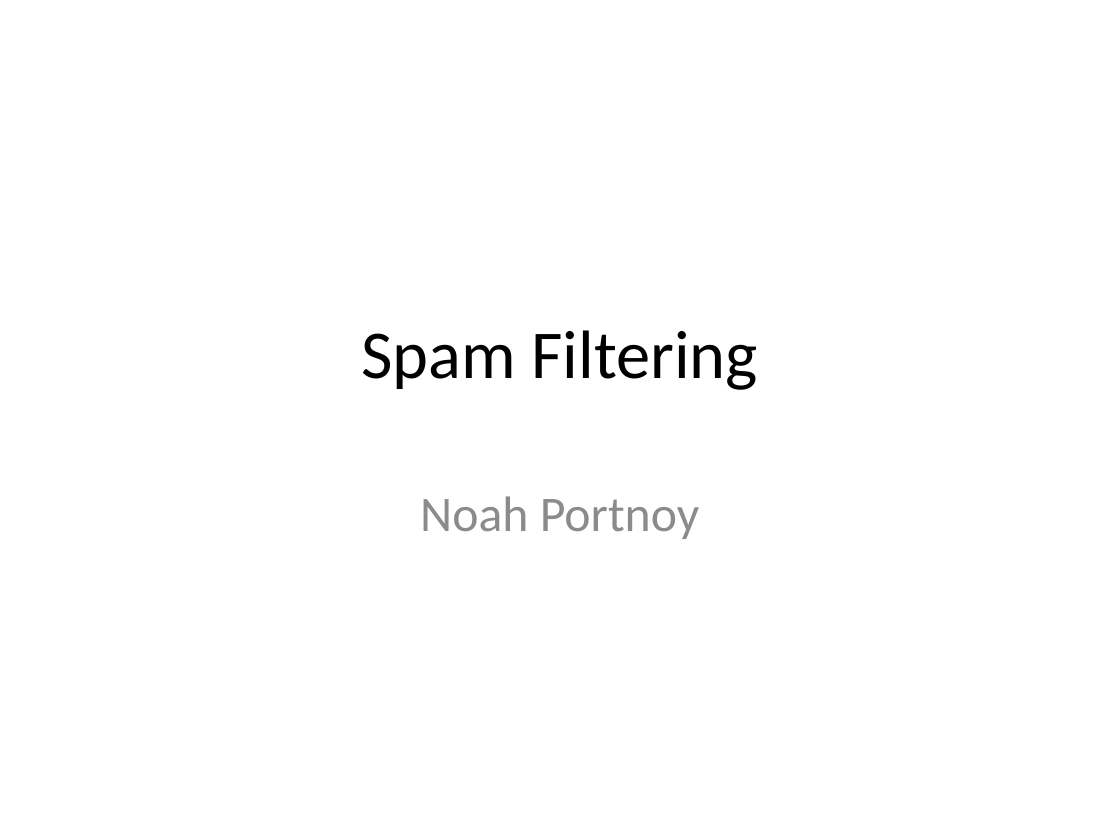
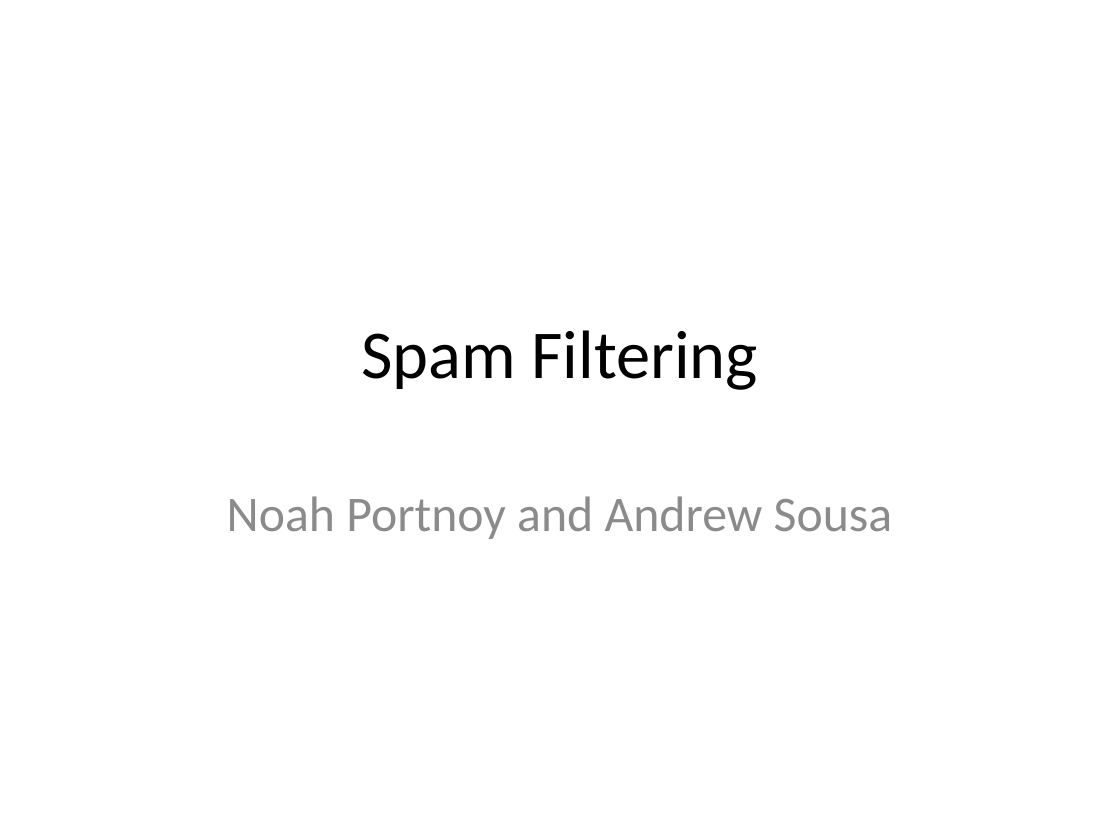
Before and after one commit to noahportnoy/PySpamFilter, a slide deck: slide 1 of documents/Spam Filtering.pptx. Drawn at 1120x840 pixels with LibreOffice and Linux fonts; fonts in the diff are those of the drawing. Boxes give left, top, right and bottom in pixels: in the first picture for what was removed or moved away, otherwise in the second. Text is boxed around its words. In the diff, an @@ line names an element or a change of style, - is before the commit and + after.

Commit message:
fixed up ppt presentation

```diff
--- a/documents/Spam Filtering.pptx
+++ b/documents/Spam Filtering.pptx
@@ subtitle at <box>227,496,893,539</box>: text changed @@
-Noah Portnoy
+Noah Portnoy and Andrew Sousa
```
Also in this commit, not shown: 1 other slide changed, 1 slide added, 2 slides removed.
